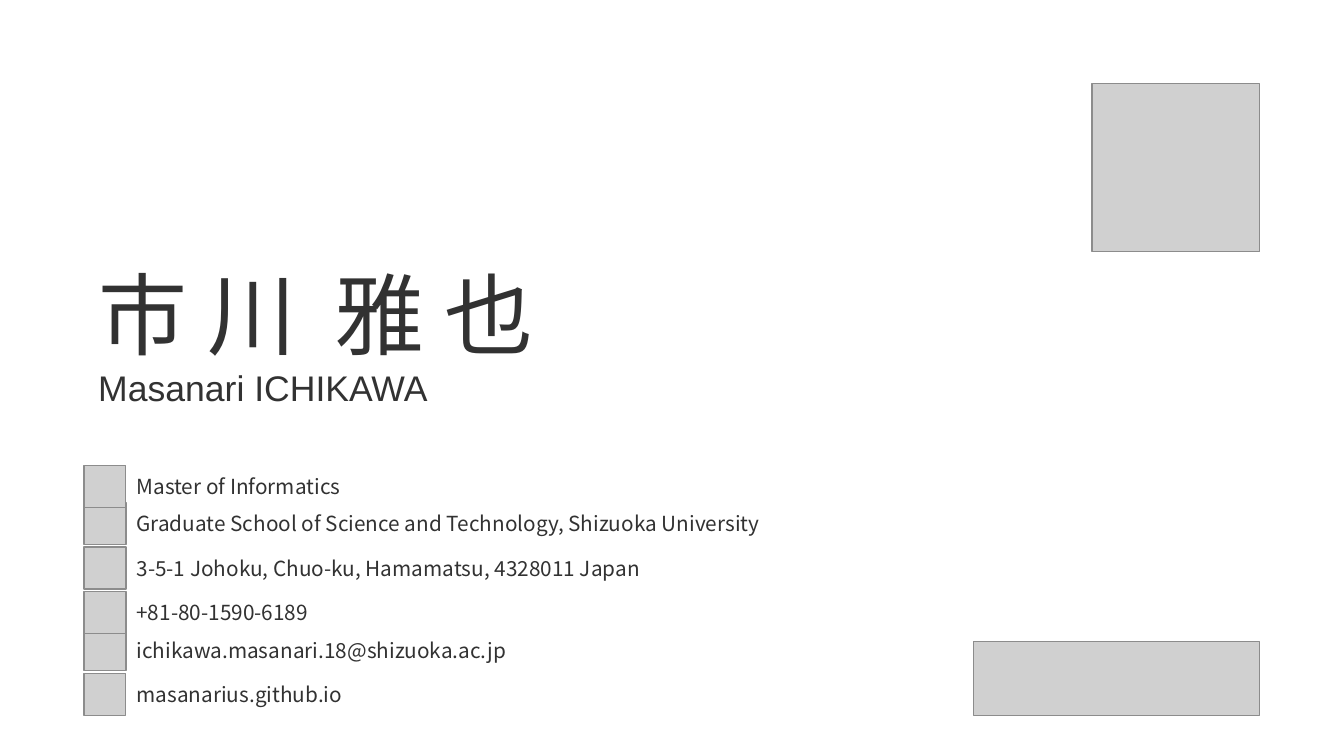
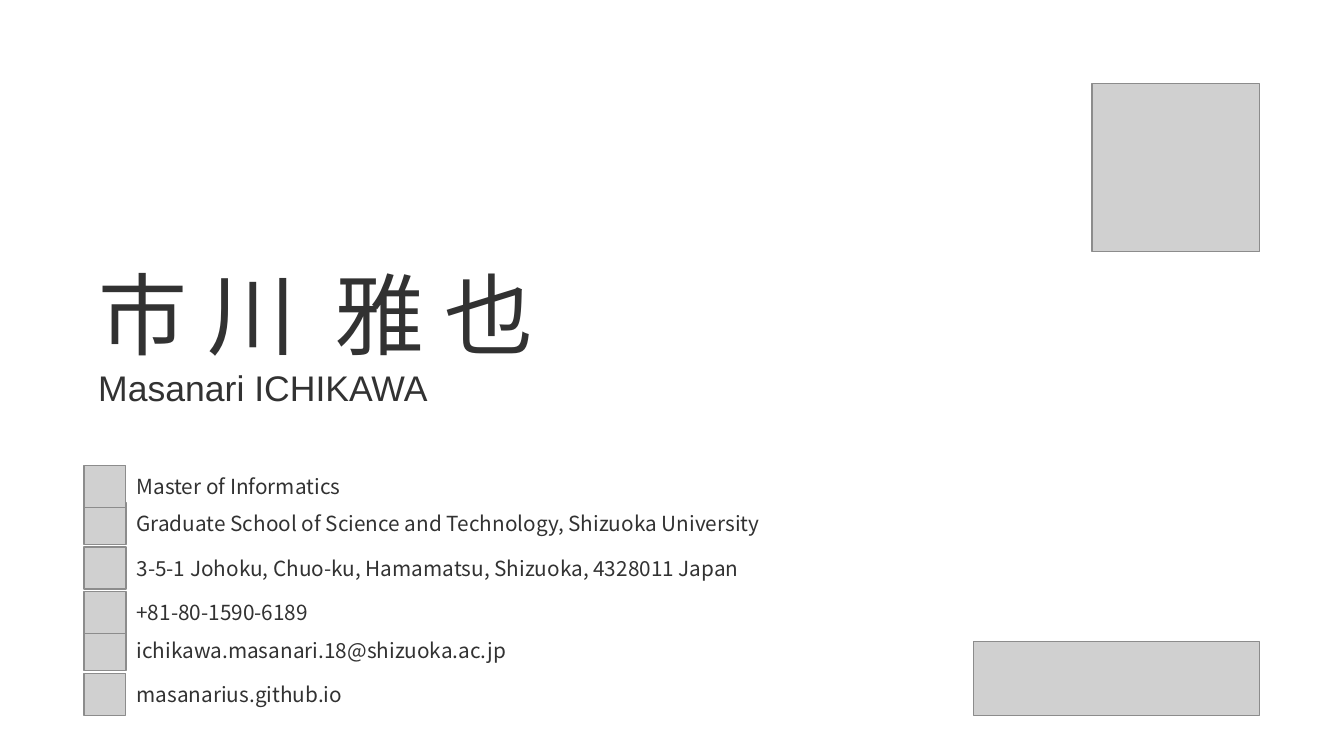
Before and after one commit to masanarius/masanarius.github.io, a slide deck: slide 6 of img/card/businesscard.pptx. Drawn at 1344x756 pixels with LibreOffice and Linux fonts; fonts in the diff are those of the drawing; grey boxes stand for pictures. Boxes give left, top, right and bottom in pixels: in the first picture for what was removed or moved away, otherwise in the second. Text is boxed around its words. In the diff, an @@ line names an element or a change of style, - is before the commit and + after.

```diff
--- a/img/card/businesscard.pptx
+++ b/img/card/businesscard.pptx
@@ text at (136,559,739,581): text changed @@
-3-5-1 Johoku, Chuo-ku, Hamamatsu, 4328011 Japan
+3-5-1 Johoku, Chuo-ku, Hamamatsu, Shizuoka, 4328011 Japan
```
Also in this commit, not shown: 1 other slide changed, 1 slide added, 14 other files.
